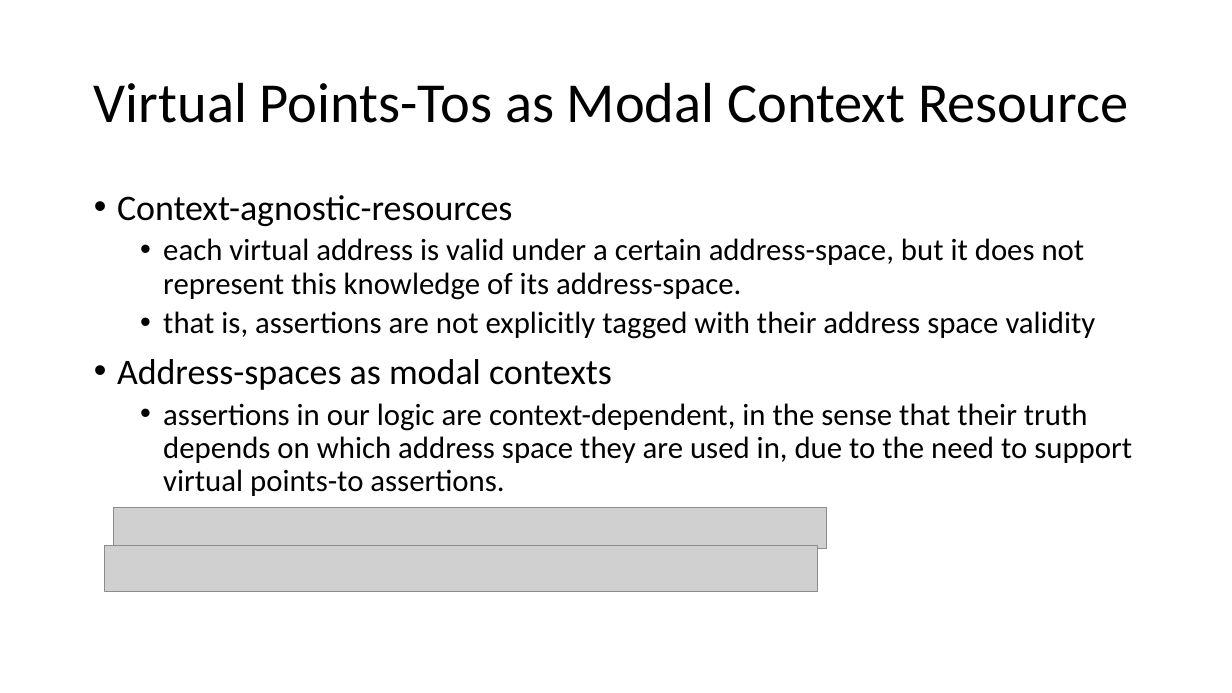
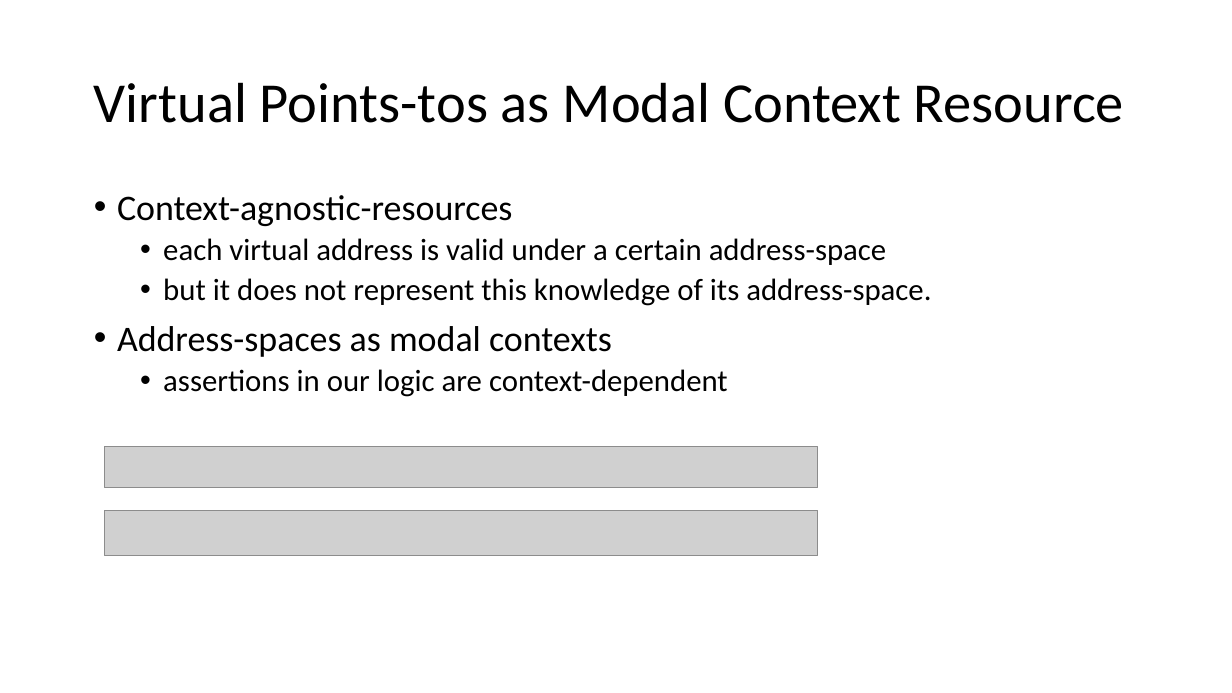
Before and after one commit to Contingent-Systems/vkern_paper, a slide deck: slide 13 of loca_virt_draft.pptx. Drawn at 1232x693 pixels with LibreOffice and Linux fonts; fonts in the diff are those of the drawing; grey boxes stand for pictures. Boxes give left, top, right and bottom in pixels: in the first picture for what was removed or moved away, otherwise in the second. Text is boxed around its words. In the diff, an @@ line names an element or a change of style, - is before the commit and + after.

```diff
--- a/loca_virt_draft.pptx
+++ b/loca_virt_draft.pptx
@@ title at <box>94,82,1124,123</box>: text changed @@
-Virtual Points-Tos as Modal Context Resource
+Virtual Points-tos as Modal Context Resource
@@ text at <box>163,238,931,306</box>: text changed @@
-  • each virtual address is valid under a certain address-space, but it does not represent this knowledge of its address-space.
-  • that is, assertions are not explicitly tagged with their address space validity
+  • each virtual address is valid under a certain address-space
+  • but it does not represent this knowledge of its address-space.
@@ text at <box>163,369,728,397</box>: text changed @@
-  • assertions in our logic are context-dependent, in the sense that their truth depends on which address space they are used in, due to the need to support virtual points-to assertions.
+  • assertions in our logic are context-dependent
@@ picture: place and size @@
-picture at <box>114,508,827,549</box>
+picture at <box>104,446,818,487</box>
@@ picture: place and size @@
-picture at <box>104,545,818,591</box>
+picture at <box>104,510,818,555</box>
```
Also in this commit, not shown: 2 other slides changed, 1 slide added.
